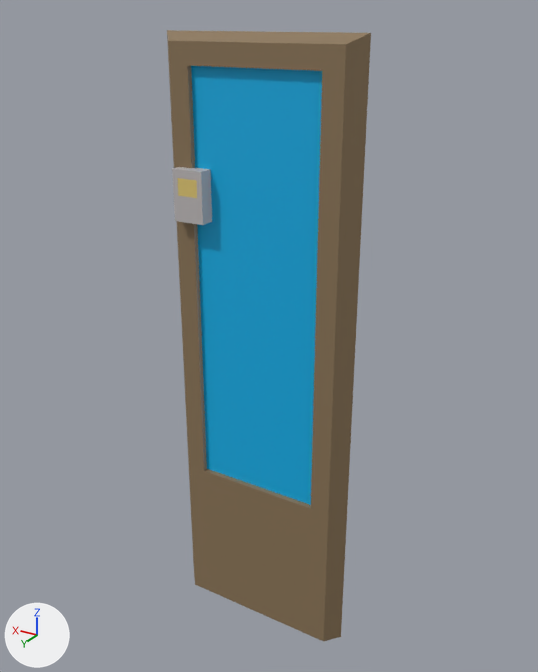
An edit to the FBX model LibraryOA/Assets/Graphics/Meshes/MetalDetector_Mesh.fbx, drawn before and after from the same camera.
One viewpoint serves both versions: a 50 mm camera at (-1.33, 2.17, 2.36) aimed at (-0.01, -0.04, 1.26). Every picture has the same lights, and +X, +Y and +Z are marked at lower left. Where no turn or scale is listed for an object, it has been applied to the vertices.

Objects in the first picture: 'MetalDetector'.
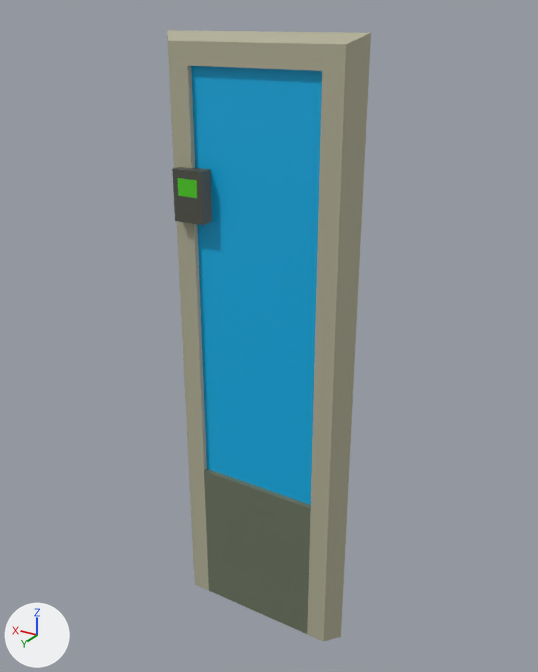
Boxes (x1, y1, x2, y2) around the edits, measured in the pictures (538 x 672 px; the box of a moved part takes in the faces that stretch with it):
part 1 of me_metaldetector, moved or reshaped
    both: (200, 384, 311, 509)
part 2 of me_metaldetector, cut back
    both: (172, 66, 210, 223)
part 3 of me_metaldetector, surface changed (brown to grey)
    both: (167, 30, 371, 641)

Diff of the bpy script that builds the scene:
```diff
--- a/LibraryOA/Assets/Graphics/Meshes/MetalDetector_Mesh.fbx.py
+++ b/LibraryOA/Assets/Graphics/Meshes/MetalDetector_Mesh.fbx.py
@@ me_metaldetector @@
 # used by ob_metaldetector; location = (0.0, 0.0, 0.0)
 # verts and faces of me_metaldetector; kept vertices keep their numbers, new ones are numbered from 134
 # before: 5 (0.25, -0.06, 0.63), 6 (-0.25, -0.06, 0.63), 16 (-0.25, 0.06, 0.63) at pixel (310, 508), 17 (0.25, 0.06, 0.63) at pixel (203, 470), 27 (-0.25, 0.06, 1.04) at pixel (313, 415)
 # before: 28 (0.25, 0.06, 1.04) at pixel (200, 383), 38 (-0.25, -0.06, 1.04), 39 (0.25, -0.06, 1.04), 68 (0.25, -0.02, 1.01), 71 (-0.25, 0.0, 0.63)
 # before: 72 (0.25, 0.0, 0.63), 74 (-0.25, -0.02, 1.01), 79 (-0.25, 0.02, 1.01), 82 (0.25, 0.02, 1.01)
-me_metaldetector.from_pydata(...)  # 134 vertices, 114 faces; spans x -0.38..0.38, y -0.06..0.1, z 0.0..2.32
+me_metaldetector.from_pydata(...)  # 128 vertices, 107 faces; spans x -0.38..0.38, y -0.06..0.1, z 0.0..2.32
+# me_metaldetector part 1
+delete_vertices([71, 72])  # with the faces that use them
+faces += [(17, 82, 28), (5, 17, 16, 6), (16, 27, 79), (5, 39, 68, 17), (6, 16, 74, 38), (16, 79, 74)]  # mat_ubermaterial (picture img_pallete_png)
+faces += [(17, 68, 82)]  # mat_ubermaterial (picture img_pallete_png)
+# me_metaldetector part 2
+# 4 vertices are removed from x -0.25..0.25, y 0.0..0.1, z 1.87..2.21
+# 17 faces are deleted
+# 11 new faces join them, mat_ubermaterial (picture img_pallete_png)
+# me_metaldetector part 3: 87 kept faces spanning x -0.38..0.38, y -0.06..0.1, z 0.0..2.32 get new texture (UV) coordinates
 me_metaldetector.materials.append(mat_ubermaterial)
```
